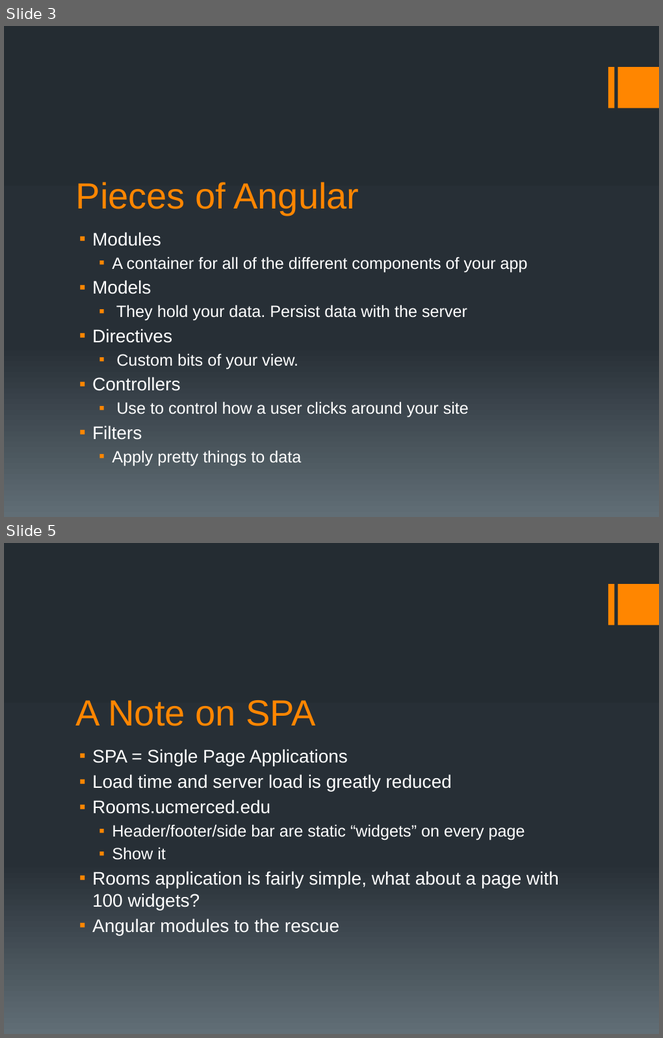
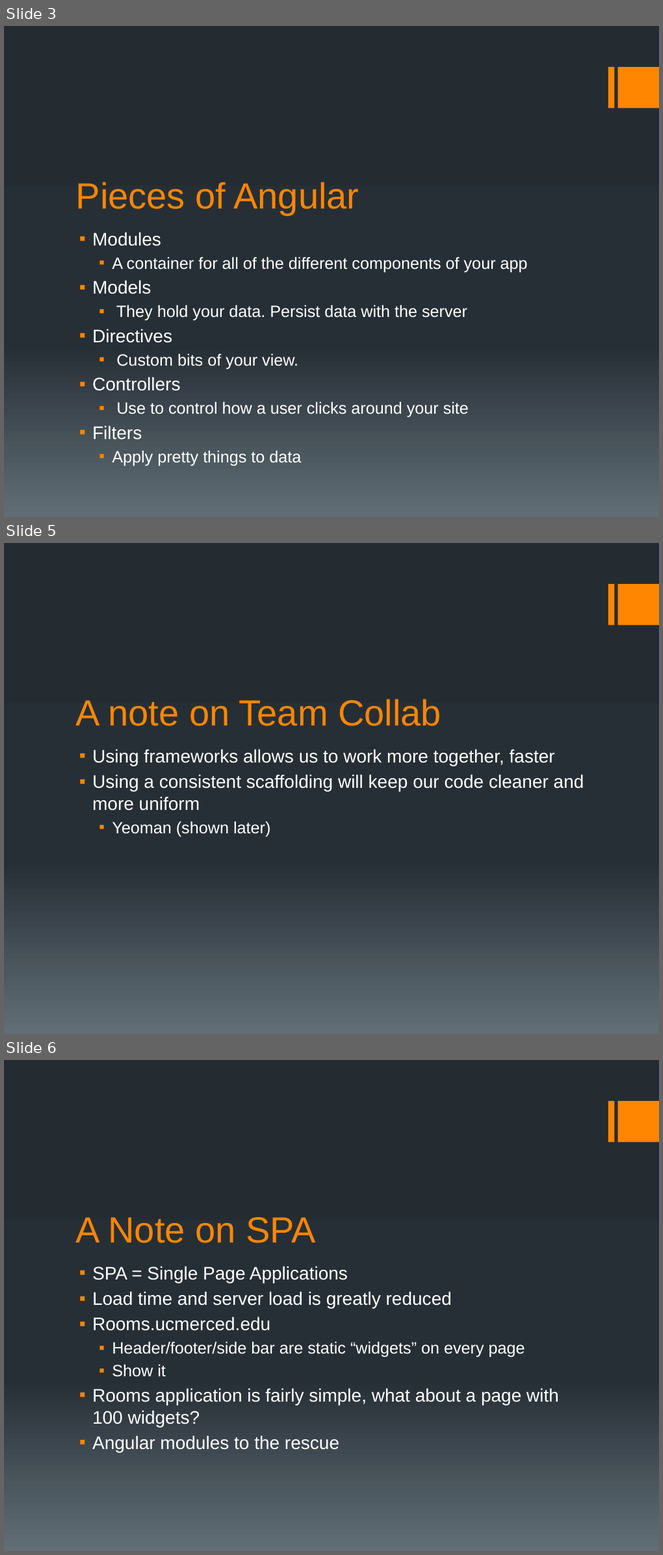
Before and after one commit to motobreath/angular_presentation, a slide deck: angular presentation.pptx. Shown one above the other, each under a label of ours: slides 3 and 5 before the commit, slides 3, 5 and 6 after it; the slides between them are not shown. The pictures are 663x1038 and 663x1555 pixels, drawn with LibreOffice and Linux fonts; fonts in the diff are those of the drawing. Boxes give left, top, right and bottom in pixels: in the first picture for what was removed or moved away, otherwise in the second. Text is boxed around its words. In the diff, an @@ line names an element or a change of style, - is before the commit and + after.

Commit message:
added a slide about team collaboration

```diff
--- a/angular presentation.pptx
+++ b/angular presentation.pptx
@@ slide 5 added at bbox=[4, 543, 659, 1034], background gradient #242C33 to #273037 to #636D76; not listed: 2 template elements that a slide beside it also shows @@
@@ title added at bbox=[76, 699, 441, 726], 40 pt, text #FF8600 @@
+A note on Team Collab
@@ text added at bbox=[92, 749, 584, 837], 20 pt, text #FFFFFF @@
+▪ Using frameworks allows us to work more together, faster
+▪ Using a consistent scaffolding will keep our code cleaner and more uniform
+  ▪ Yeoman (shown later)
@@ what was slide 5 is now slide 6 @@
```
Also in this commit, not shown: 4 slides changed, 1 other slide added.
